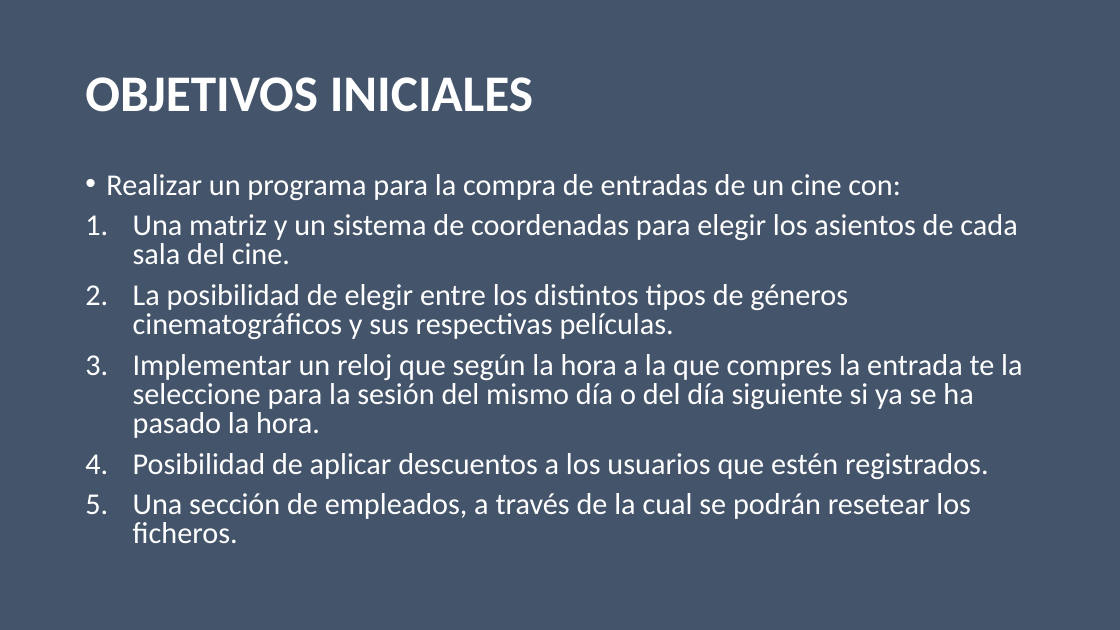
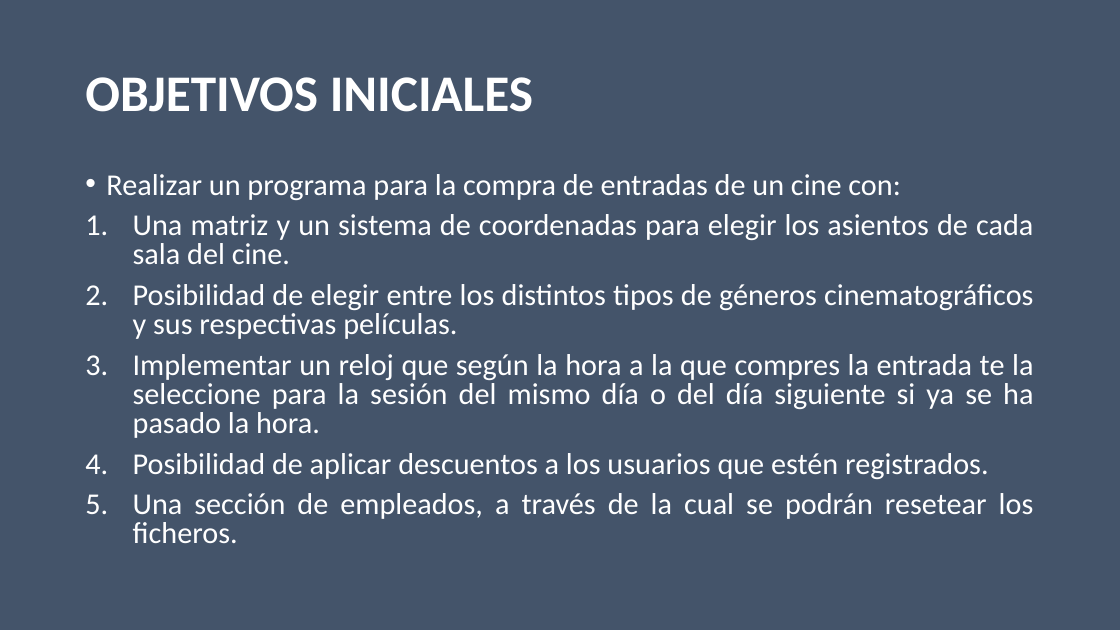
Before and after one commit to aigora/twE105-cinesbartolo, a slide deck: slide 2 of wiki.pptx. Drawn at 1120x630 pixels with LibreOffice and Linux fonts; fonts in the diff are those of the drawing. Boxes give left, top, right and bottom in pixels: in the first picture for what was removed or moved away, otherwise in the second. Text is boxed around its words. In the diff, an @@ line names an element or a change of style, - is before the commit and + after.

```diff
--- a/wiki.pptx
+++ b/wiki.pptx
@@ text at bbox=[133, 214, 1034, 543]: alignment left to justified @@
@@ text at bbox=[133, 284, 1033, 339]: text changed @@
-2. La posibilidad de elegir entre los distintos tipos de géneros cinematográficos y sus respectivas películas.
+2. Posibilidad de elegir entre los distintos tipos de géneros cinematográficos y sus respectivas películas.
```
Also in this commit, not shown: 4 other slides changed.
